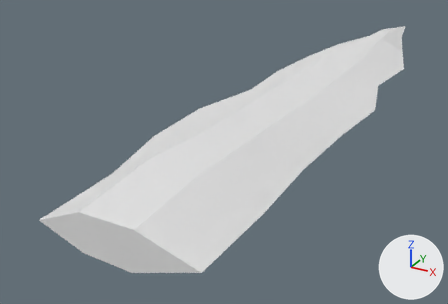
The glTF model godot/assets/waffen/modelle/messerklinge/t4_4.glb: old version first, new version second.
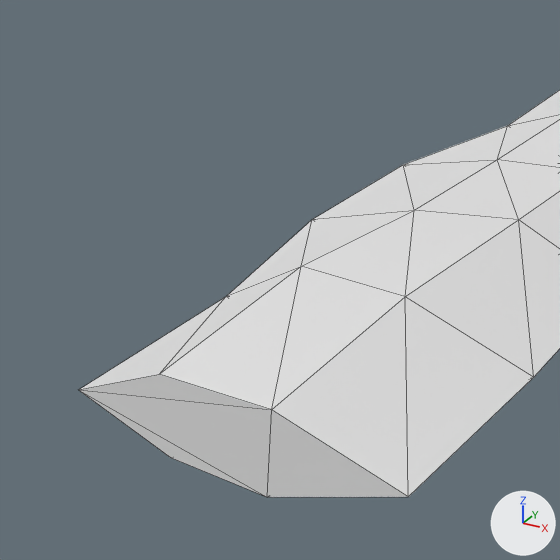
Each version is shown whole from a camera (50 mm lens) standing at (0.0788, -0.0054, 0.0727) and looking at (-0.0243, 0.1821, -0.021), then close up on the part from 0% to 62% of the width and 9% to 100% of the height. Arrows for +X, +Y and +Z are at lower right; the lights stay in place. The last two pictures show the newer version. The close-ups show mesh edges as thin lines. Vertices at exactly the same position are counted once.

The first close-up shows 'messerklinge_t4_4'.
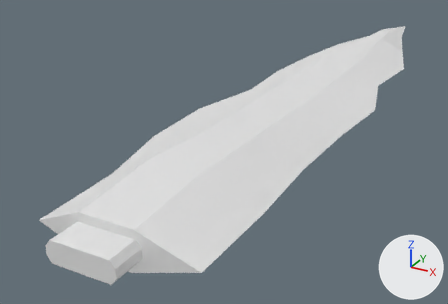
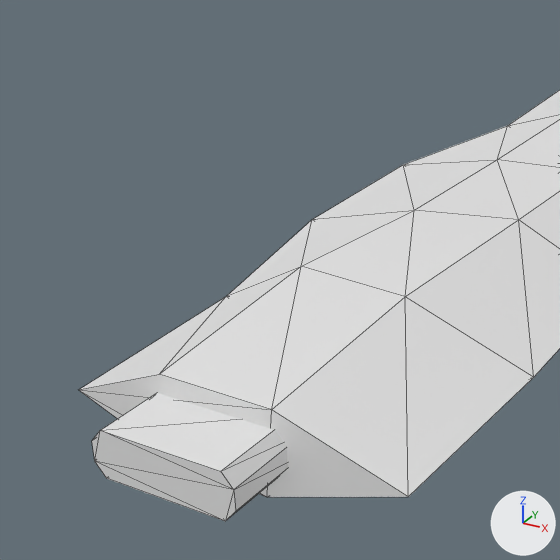
Changed parts and their boxes [x1, y1, x2, y2] in the close-ups (560 x 560 px):
'messerklinge_t4_4', reshaped: before [79, 90, 560, 497]; after [79, 90, 560, 521]
part 1 of me_messerklinge_t4_4, added: after [92, 393, 288, 521]

The edits, one by one:
me_messerklinge_t4_4 is used by ob_messerklinge_t4_4; location (0.0, 0.0, 0.0).
me_messerklinge_t4_4 had 55 vertices, 106 faces and spanned x -0.027..0.027, y 0.085..0.336, z -0.007..0.007.
me_messerklinge_t4_4 now has 71 vertices, 134 faces and spans x -0.027..0.027, y 0.076..0.336, z -0.007..0.007.
me_messerklinge_t4_4 part 1: a new loose piece of 16 vertices spanning x -0.009..0.009, y 0.076..0.088, z -0.003..0.003, in mat_eis (white #e7e7e7).
